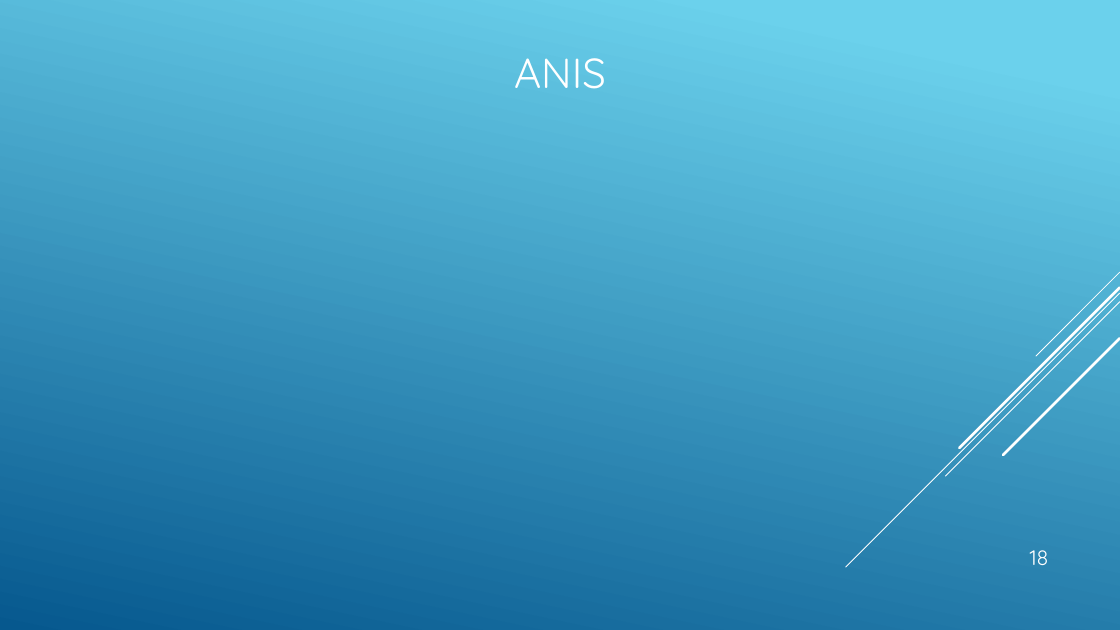
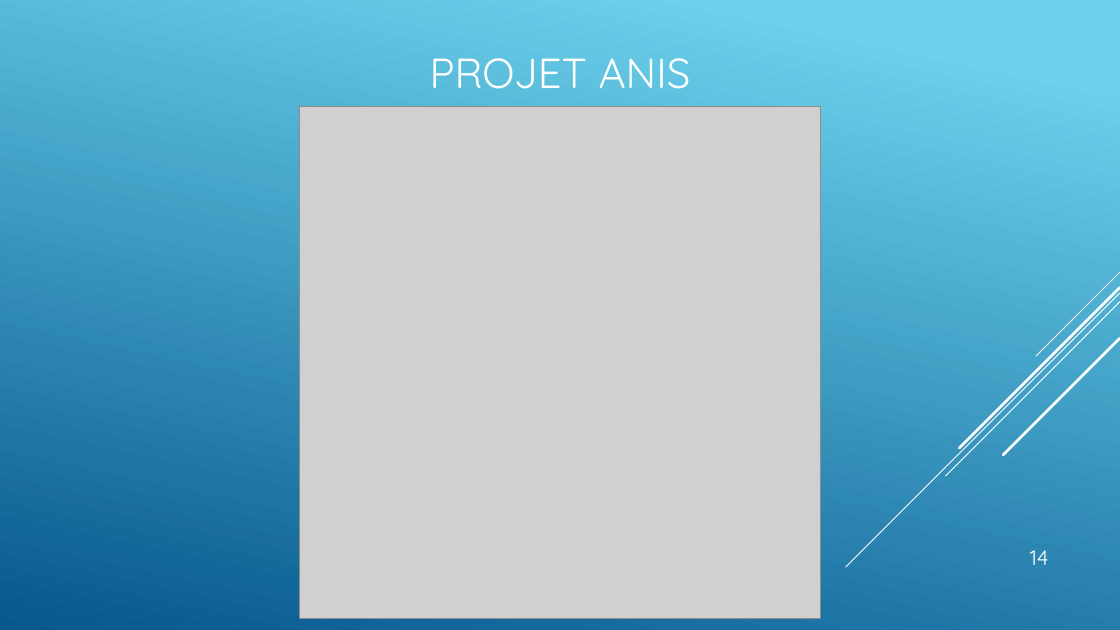
Before and after one commit to CGAL-MPIR-209/209_Project, a slide deck: slide 14 of Planches Aero-Breizh.pptx (slide 18 before the commit). Drawn at 1120x630 pixels with LibreOffice and Linux fonts; fonts in the diff are those of the drawing; grey boxes stand for pictures. Boxes give left, top, right and bottom in pixels: in the first picture for what was removed or moved away, otherwise in the second. Text is boxed around its words. In the diff, an @@ line names an element or a change of style, - is before the commit and + after.

```diff
--- a/Planches Aero-Breizh.pptx
+++ b/Planches Aero-Breizh.pptx
@@ title at (430, 58, 691, 89): text changed @@
-ANIS
+PROJET ANIS
@@ picture added at (300, 107, 821, 618) @@
@@ page number at (1030, 550, 1049, 565): text changed @@
-18
+14
```
Also in this commit, not shown: 4 other slides changed, 3 slides added, 6 slides removed, 2 other files.
